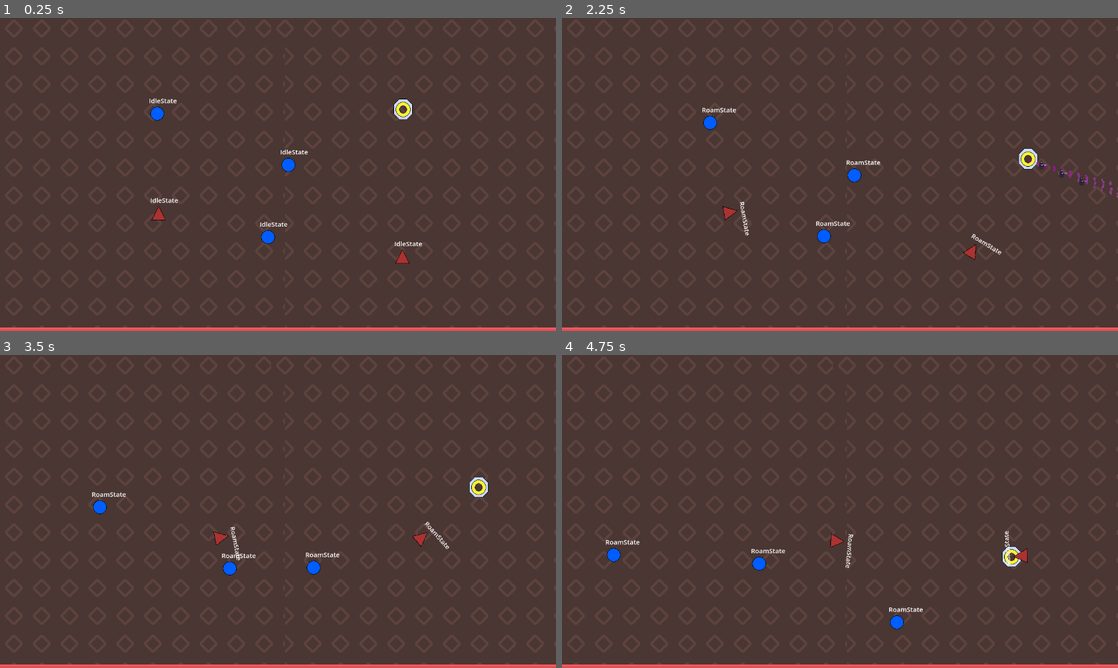
Above: before the commit, frames 1-4 (two rows, left to right).
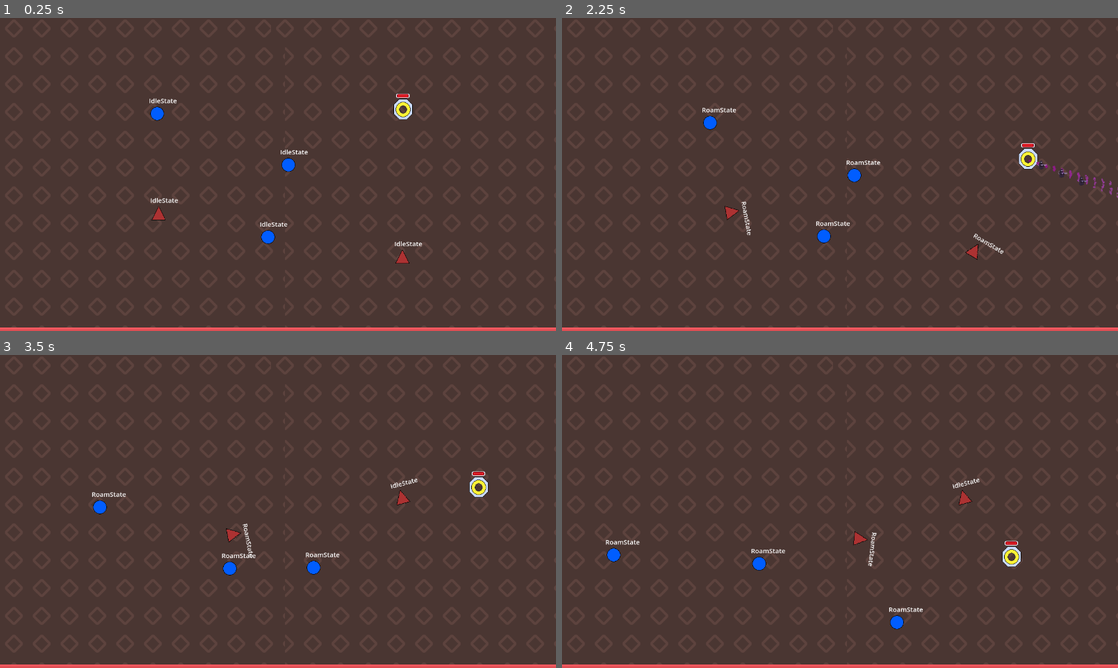
Above: after the commit, the same moments.

Repository: RoguePineappleGames/TossUpMVP
Game: Godot game, scene res://Levels/topdown_test_level.tscn
Same seed, same stepped clock (60 frames per second), same inputs: the game is played once before the commit and once after it. Sound files missing from this copy of the repository are replaced by a short silence.
Inputs (mouse positions are in pixels of both pictures, inside the frame that each line leads up to):
- Up to frame 1 (0.25 s): no input
- Up to frame 2 (2.25 s): tap Enter at 0.5 s; move the mouse to (962, 158) at 0.52 s; hold Shift (Dash) 0.53-1.28 s; hold D (Right) 0.53-2.03 s; tap W (Up) at 0.77, 1.52 s; move the mouse to (728, 190) at 1.27 s; tap E (Grab) at 1.35 s; move the mouse to (895, 105) at 2.02 s; hold A (Left) from 2.03 s (still down); hold Shift (Dash) from 2.03 s (still down)
- Up to frame 3 (3.5 s): move the mouse to (250, 574) at 2.77 s; release A (Left) at 2.78 s; release Shift (Dash) at 2.78 s; hold D (Right) from 2.78 s (still down); tap E (Grab) at 2.85 s; tap W (Up) at 3.02 s
- Up to frame 4 (4.75 s): move the mouse to (1006, 558) at 3.52 s; hold Shift (Dash) 3.53-4.28 s; tap W (Up) at 3.77, 4.52 s; move the mouse to (673, 464) at 4.27 s; release D (Right) at 4.28 s; hold A (Left) from 4.28 s (still down); tap E (Grab) at 4.35 s

The runs differ from the first frame. In frame 1, less than 0.1% of the frame differs, in the area x 71-74%, y 24-26%; in frame 2, 0.3%; in frame 3, 0.5%; in frame 4, 0.5%, in the area x 48-84%, y 39-68%.

Commit message:
Triangoloid fully implemented

Diff:
--- a/Characters/PlayerIsometric.tscn
+++ b/Characters/PlayerIsometric.tscn
@@ -8,6 +8,8 @@
 [ext_resource type="Texture2D" uid="uid://bjtw2ha1dfwy7" path="res://Assets/ChargingBarUnder.png" id="5_55lj8"]
 [ext_resource type="AudioStream" uid="uid://bba2wci3xni8n" path="res://Assets/SFX/Dash.wav" id="6_c3bgu"]
 [ext_resource type="Texture2D" uid="uid://gwx4aktpguja" path="res://Assets/ChargingBarProgress.png" id="6_qhb0e"]
+[ext_resource type="Texture2D" uid="uid://dxews7elm4pd7" path="res://Assets/HealthBarBackground.png" id="9_6id57"]
+[ext_resource type="Texture2D" uid="uid://dpdxos0ff78hl" path="res://Assets/HealthBarProgress.png" id="10_xxj51"]
 
 [sub_resource type="AtlasTexture" id="AtlasTexture_porv4"]
 atlas = ExtResource("2_pgeca")
@@ -206,6 +208,17 @@
 texture_under = ExtResource("5_55lj8")
 texture_progress = ExtResource("6_qhb0e")
 
+[node name="HealthBar" type="TextureProgressBar" parent="."]
+texture_filter = 1
+offset_left = -16.0
+offset_top = -39.0
+offset_right = 15.0
+offset_bottom = -23.0
+value = 100.0
+nine_patch_stretch = true
+texture_under = ExtResource("9_6id57")
+texture_progress = ExtResource("10_xxj51")
+
 [connection signal="body_entered" from="DashCollisionArea" to="." method="_on_dash_collision_area_body_entered"]
 [connection signal="timeout" from="DashDurationTimer" to="." method="_on_dash_duration_timer_timeout"]
 [connection signal="timeout" from="DashGhostLifeTimer" to="." method="_on_dash_ghost_life_timer_timeout"]
--- a/Characters/ShapeLogic.gd
+++ b/Characters/ShapeLogic.gd
@@ -3,16 +3,26 @@
 enum ShapeType {CIRCLOID, TRIANGOLOID, BLOCKOID, RHOMBOID, STAROID}
 
 const SHAPE_WEAKNESS_DICTIONARY: Dictionary = {
-	ShapeType.CIRCLOID: ShapeType.CIRCLOID,
+	ShapeType.CIRCLOID: ShapeType.TRIANGOLOID,
 	ShapeType.TRIANGOLOID: ShapeType.BLOCKOID,
 	ShapeType.BLOCKOID: ShapeType.RHOMBOID,
 	ShapeType.RHOMBOID: ShapeType.STAROID,
-	ShapeType.STAROID: ShapeType.CIRCLOID
+	ShapeType.STAROID: ShapeType.CIRCLOID,
+}
+
+const SHAPE_ALT_WEAKNESS_DICTIONARY: Dictionary = {
+	ShapeType.CIRCLOID: ShapeType.CIRCLOID,
+	ShapeType.TRIANGOLOID: ShapeType.TRIANGOLOID,
+	ShapeType.BLOCKOID: ShapeType.BLOCKOID,
+	ShapeType.RHOMBOID: ShapeType.RHOMBOID,
+	ShapeType.STAROID: ShapeType.STAROID,
 }
 
 
 func does_shape_beat_shape(attacker: ShapeType, defender: ShapeType) -> bool:
 	if SHAPE_WEAKNESS_DICTIONARY.get(attacker) == defender:
 		return true
+	elif SHAPE_ALT_WEAKNESS_DICTIONARY.get(attacker) == defender:
+		return true
 	else:
 		return false
--- a/Characters/Triangoloid/attack_state.gd
+++ b/Characters/Triangoloid/attack_state.gd
@@ -1 +1,62 @@
-extends Node
+extends State
+
+const ATTACK_SPEED: int = 400
+const CONTACT_DAMAGE: int = 1
+
+@export var idle_state: State
+
+@onready var player_detector: Area2D = $"../../PlayerDetector"
+
+var rng = RandomNumberGenerator.new()
+
+##In an effort to prevent different triangoloids from bunching up when chasing the player, we add an offset to the position they are chasing
+#var randomized_offset_to_player:= Vector2.ZERO
+
+var direction_vector:= Vector2.ZERO
+var last_known_player_position:= Vector2.ZERO
+
+func on_enter():
+	#randomized_offset_to_player = Vector2(rng.randf_range(-50, 50), rng.randf_range(-25, 25) )
+	player_detector.monitoring = true
+	last_known_player_position = return_last_known_player_position()
+	direction_vector = return_player_direction_vector()
+
+func state_physics_process(_delta):
+	#update_orientation()
+	character.velocity = ATTACK_SPEED * direction_vector
+	character.move_and_slide()
+
+	var distance_to_player: float = return_distance_to_last_known_player_position()
+	if distance_to_player <= 10:
+		Transitioned.emit(self, idle_state)
+
+func update_orientation() -> void:
+	var angle_to_player: float = return_player_direction_vector().angle()
+	var offset: float = PI/2
+	##offset needed to make tip of triangle point at player
+	character.rotation = angle_to_player + offset
+
+
+func return_player_direction_vector(offset:= Vector2.ZERO) -> Vector2:
+	if character.player:
+		var player_position = character.player.global_position + offset
+		return character.global_position.direction_to(player_position)
+	else:
+		return Vector2.ZERO
+
+func return_last_known_player_position() -> Vector2:
+	if character.player:
+		return character.player.global_position
+	else:
+		return Vector2.ZERO
+
+func return_distance_to_last_known_player_position() -> float:
+	return character.global_position.distance_to(last_known_player_position)
+
+
+func _on_player_detector_body_entered(body: Node2D) -> void:
+	if body.is_in_group("Player"):
+		body.adjust_health(-CONTACT_DAMAGE)
+
+func on_exit() -> void:
+	player_detector.monitoring = false
--- a/Characters/Triangoloid/roam_state.gd
+++ b/Characters/Triangoloid/roam_state.gd
@@ -1,13 +1,29 @@
 extends State
 
-const CHASE_SPEED: int = 100
+const CHASE_SPEED: int = 120
 
-func state_physics_process(delta):
+@export var attack_state: State
+
+var rng = RandomNumberGenerator.new()
+
+##In an effort to prevent different triangoloids from bunching up when chasing the player, we add an offset to the position they are chasing
+var randomized_offset_to_player:= Vector2.ZERO
+
+func on_enter():
+	randomized_offset_to_player = Vector2(rng.randf_range(-50, 50), rng.randf_range(-25, 25) )
+
+
+func state_physics_process(_delta):
 	update_orientation()
-	var direction_vector = return_player_direction_vector()
+	var direction_vector = return_player_direction_vector(randomized_offset_to_player)
+	var new_direction = direction_vector
+	character.velocity = CHASE_SPEED * new_direction
+	character.move_and_slide()
 
-	character.velocity = CHASE_SPEED * direction_vector
-	character.move_and_slide()
+	var distance_to_player: float = return_distance_to_player()
+	if distance_to_player <= 150:
+		Transitioned.emit(self, attack_state)
+
 
 func update_orientation() -> void:
 	var angle_to_player: float = return_player_direction_vector().angle()
@@ -15,6 +31,17 @@
 	##offset needed to make tip of triangle point at player
 	character.rotation = angle_to_player + offset
 
-func return_player_direction_vector() -> Vector2:
-	var player_position = character.player.global_position
-	return character.global_position.direction_to(player_position)
+
+func return_player_direction_vector(offset:= Vector2.ZERO) -> Vector2:
+	if character.player:
+		var player_position = character.player.global_position + offset
+		return character.global_position.direction_to(player_position)
+	else:
+		return Vector2.ZERO
+
+func return_distance_to_player() -> float:
+	if character.player:
+		var player_position = character.player.global_position
+		return character.global_position.distance_to(player_position)
+	else:
+		return 0
--- a/Characters/Triangoloid/stun_state.gd
+++ b/Characters/Triangoloid/stun_state.gd
@@ -1,3 +1,39 @@
 extends StunState
 
-##ADD moving away from player
+const ESCAPE_SPEED: int = 100
+
+@onready var escape_timer: Timer = $EscapeTimer
+
+var begin_escape: bool = false
+
+func on_enter() -> void:
+	super()
+	escape_timer.start()
+
+func state_physics_process(_delta):
+	update_orientation()
+	if not begin_escape:
+		return
+
+	var receding_direction_vector = -(return_player_direction_vector())
+	character.velocity = ESCAPE_SPEED * receding_direction_vector
+	character.move_and_slide()
+
+
+func update_orientation() -> void:
+	var angle_to_player: float = return_player_direction_vector().angle()
+	var offset: float = PI/2
+	##offset needed to make tip of triangle point at player
+	character.rotation = angle_to_player + offset
+
+
+func return_player_direction_vector(offset:= Vector2.ZERO) -> Vector2:
+	if character.player:
+		var player_position = character.player.global_position + offset
+		return character.global_position.direction_to(player_position)
+	else:
+		return Vector2.ZERO
+
+
+func _on_escape_timer_timeout() -> void:
+	begin_escape = true
--- a/Characters/Triangoloid/triangoloid.tscn
+++ b/Characters/Triangoloid/triangoloid.tscn
@@ -72,6 +72,14 @@
 polygon = PackedVector2Array(0, -22, 20, 15, -21, 15)
 one_way_collision_margin = 0.0
 
+[node name="PlayerDetector" type="Area2D" parent="."]
+collision_layer = 0
+collision_mask = 2
+monitoring = false
+
+[node name="CollisionPolygon2D" type="CollisionPolygon2D" parent="PlayerDetector"]
+polygon = PackedVector2Array(0, -14, -14, 14, 14, 14)
+
 [node name="StateMachine" type="Node" parent="." node_paths=PackedStringArray("character", "initial_state")]
 script = ExtResource("4_hcuyp")
 character = NodePath("..")
@@ -85,8 +93,9 @@
 wait_time = 2.0
 one_shot = true
 
-[node name="RoamState" type="Node" parent="StateMachine"]
+[node name="RoamState" type="Node" parent="StateMachine" node_paths=PackedStringArray("attack_state")]
 script = ExtResource("6_hcuyp")
+attack_state = NodePath("../AttackState")
 
 [node name="RoamTimer" type="Timer" parent="StateMachine/RoamState"]
 wait_time = 10.0
@@ -95,8 +104,9 @@
 [node name="DirectionSwapTimer" type="Timer" parent="StateMachine/RoamState"]
 wait_time = 4.0
 
-[node name="AttackState" type="Node" parent="StateMachine"]
+[node name="AttackState" type="Node" parent="StateMachine" node_paths=PackedStringArray("idle_state")]
 script = ExtResource("7_hcuyp")
+idle_state = NodePath("../IdleState")
 
 [node name="TransitionTimer" type="Timer" parent="StateMachine/AttackState"]
 one_shot = true
@@ -116,6 +126,10 @@
 
 [node name="StunShaderTimer" type="Timer" parent="StateMachine/StunState"]
 wait_time = 0.2
+
+[node name="EscapeTimer" type="Timer" parent="StateMachine/StunState"]
+wait_time = 0.4
+one_shot = true
 
 [node name="GrabbedState" type="Node" parent="StateMachine" node_paths=PackedStringArray("thrown_state")]
 script = ExtResource("10_ljrh0")
@@ -150,10 +164,13 @@
 theme_override_font_sizes/font_size = 15
 text = "Idle"
 
+[connection signal="body_entered" from="EnemyDetector" to="StateMachine/ThrownState" method="_on_enemy_detector_body_entered"]
+[connection signal="body_entered" from="PlayerDetector" to="StateMachine/AttackState" method="_on_player_detector_body_entered"]
 [connection signal="timeout" from="StateMachine/IdleState/IdleTimer" to="StateMachine/IdleState" method="_on_idle_timer_timeout"]
 [connection signal="timeout" from="StateMachine/RoamState/RoamTimer" to="StateMachine/RoamState" method="_on_patrol_timer_timeout"]
 [connection signal="timeout" from="StateMachine/RoamState/DirectionSwapTimer" to="StateMachine/RoamState" method="_on_direction_swap_timer_timeout"]
 [connection signal="timeout" from="StateMachine/AttackState/TransitionTimer" to="StateMachine/AttackState" method="_on_transition_timer_timeout"]
 [connection signal="timeout" from="StateMachine/StunState/StunTimer" to="StateMachine/StunState" method="_on_stun_timer_timeout"]
 [connection signal="timeout" from="StateMachine/StunState/StunShaderTimer" to="StateMachine/StunState" method="_on_stun_shader_timer_timeout"]
+[connection signal="timeout" from="StateMachine/StunState/EscapeTimer" to="StateMachine/StunState" method="_on_escape_timer_timeout"]
 [connection signal="timeout" from="StateMachine/ThrownState/TransitionTimer" to="StateMachine/ThrownState" method="_on_transition_timer_timeout"]
--- a/Characters/player_isometric.gd
+++ b/Characters/player_isometric.gd
@@ -16,12 +16,16 @@
 
 @onready var charged_shot_timer: Timer = $ChargedShotTimer
 @onready var charging_progress_indicator: TextureProgressBar = $ChargingProgressIndicator
+@onready var health_bar: TextureProgressBar = $HealthBar
 
 @onready var dash_cooldown_timer: Timer = $DashCooldownTimer
 @onready var dash_duration_timer: Timer = $DashDurationTimer
 @onready var dash_ghost_life_timer: Timer = $DashGhostLifeTimer
 @onready var dash_particles: CPUParticles2D = $DashParticles
 @onready var dash_sfx: AudioStreamPlayer2D = $DashSFX
+
+
+
 
 var input_vector: Vector2
 var speed = 300
@@ -57,6 +61,8 @@
 	DashEnded.connect(_on_dash_end)
 	charged_shot_timer.wait_time = charge_time
 	current_health = max_health
+	health_bar.max_value = max_health
+	health_bar.value = current_health
 
 
 func _physics_process(_delta):
@@ -172,7 +178,7 @@
 	current_health += amount
 	print("Health changed by ", amount)
 	current_health = clamp(current_health, 0, max_health)
-
+	health_bar.value = current_health
 	if current_health <= 0:
 		die()
 
--- a/Levels/topdown_test_level.tscn
+++ b/Levels/topdown_test_level.tscn
@@ -113,11 +113,9 @@
 position = Vector2(-278, -140)
 
 [node name="Triangoloid" parent="EnemyContainer" node_paths=PackedStringArray("player") instance=ExtResource("8_l56ov")]
-visible = true
 position = Vector2(287, 189)
 player = NodePath("../../PlayerIsometric")
 
 [node name="Triangoloid2" parent="EnemyContainer" node_paths=PackedStringArray("player") instance=ExtResource("8_l56ov")]
-visible = true
 position = Vector2(-275, 89)
 player = NodePath("../../PlayerIsometric")
Binary file added: Assets/HealthBarBackground.png
Not shown, added: Assets/HealthBarBackground.png.import
Binary file added: Assets/HealthBarProgress.png
Not shown, added: Assets/HealthBarProgress.png.import
Not shown: 1 places in Characters/PlayerIsometric.tscn that only renumber resources
